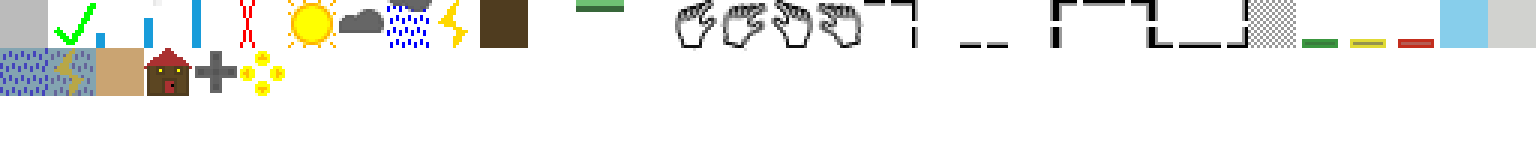
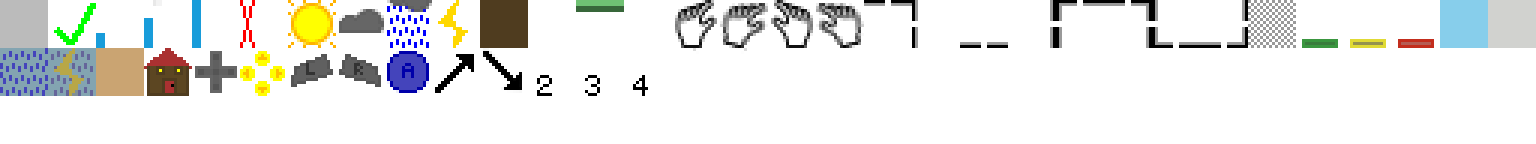
Comparing the layer stacks of the two 1536px x 144px images. Changes:
painted on "sprites.png" over [291, 48, 648, 96]
